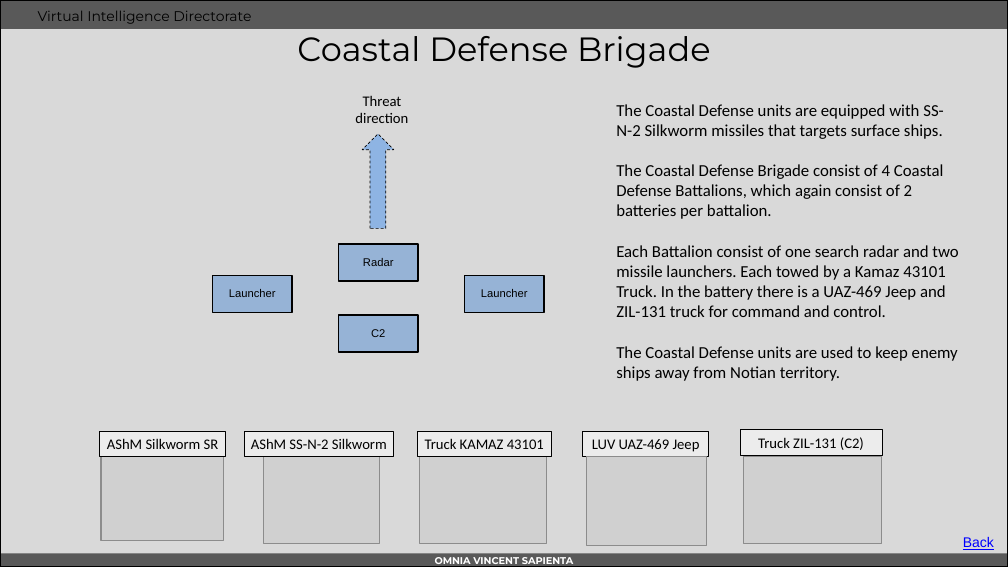
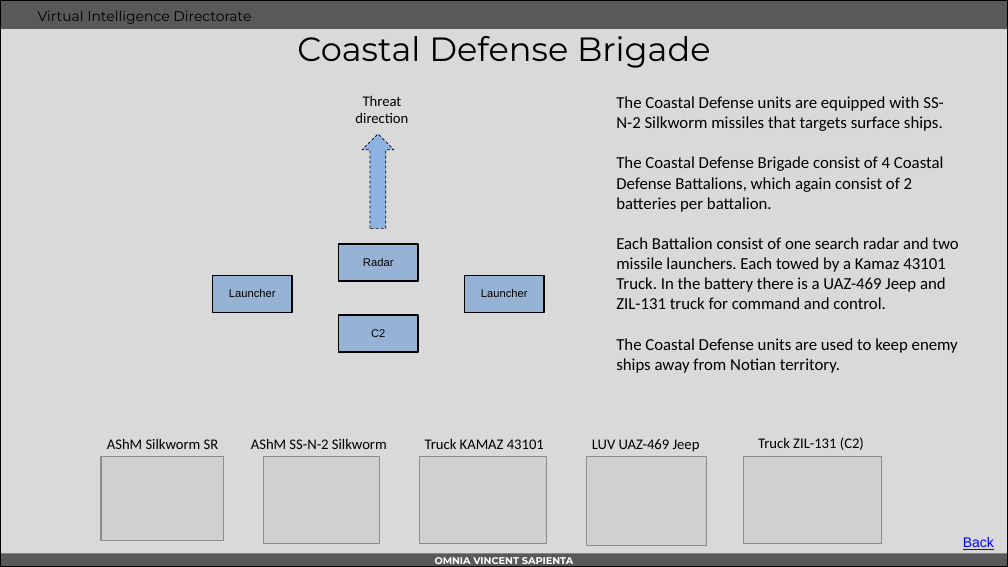
Before and after one commit to 132nd-vWing/OPAT-background, a slide deck: slide 7 of INTEL/VID/WIP/INTREP VID OPAC-004 - Notian Navy.pptx. Drawn at 1008x567 pixels with LibreOffice and Linux fonts; fonts in the diff are those of the drawing; grey boxes stand for pictures; background and template pictures are left out. Boxes give left, top, right and bottom in pixels: in the first picture for what was removed or moved away, otherwise in the second. Text is boxed around its words. In the diff, an @@ line names an element or a change of style, - is before the commit and + after.

Commit message:
chg: Finished OPAC VID intrep-004 about the Notian Navy

```diff
--- a/INTEL/VID/WIP/INTREP VID OPAC-004 - Notian Navy.pptx
+++ b/INTEL/VID/WIP/INTREP VID OPAC-004 - Notian Navy.pptx
@@ text "The Coastal Defense units are ...": place and size @@
-text "The Coastal Defense units are ..." at (616, 104, 958, 381)
+text "The Coastal Defense units are ..." at (616, 96, 958, 373)
@@ 5 texts: place and size @@
-5 texts at (100, 429, 882, 458)
+5 texts at (107, 437, 864, 452)
@@ fill #FFFFFF at 50% opacity to none; outline #000000 0.5 pt to none in 5 elements at (107, 438, 219, 449), (251, 438, 387, 449), (425, 438, 544, 449), (592, 439, 700, 452), (758, 437, 864, 450) @@
```
Also in this commit, not shown: 2 other slides changed, 2 slides added, 2 slides removed, 5 other files.
